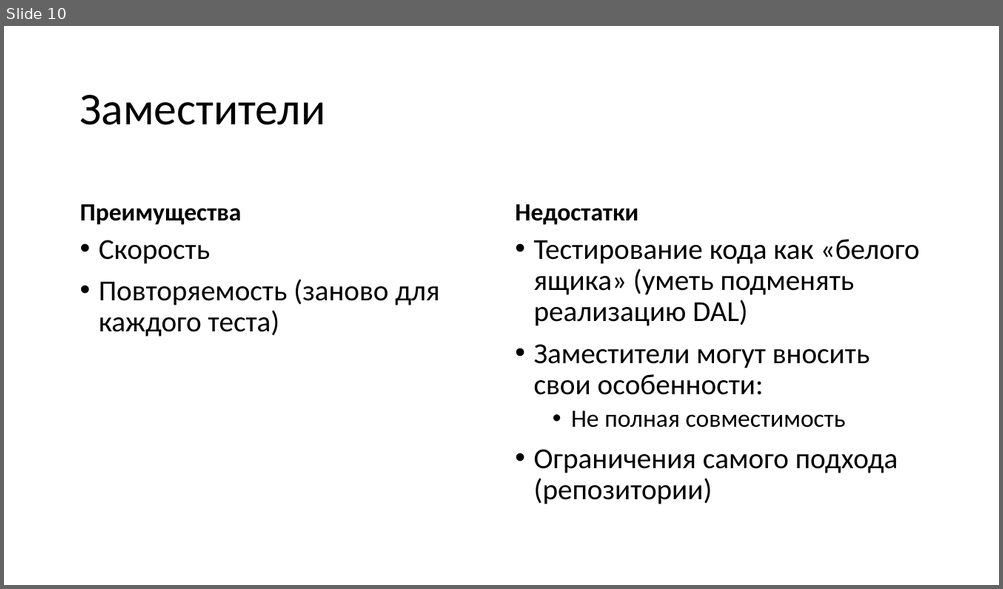
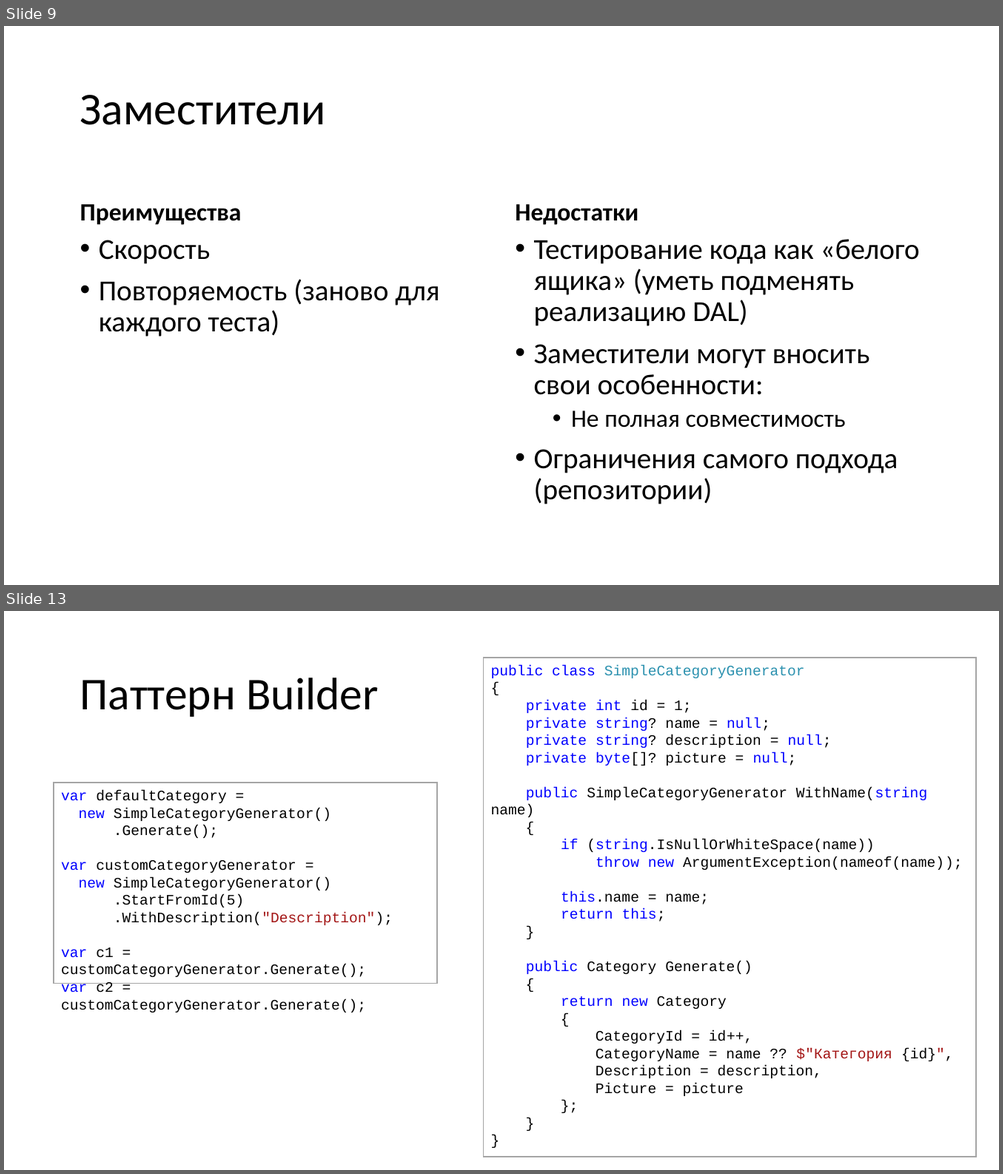
Before and after one commit to MihailRomanov/DevTools_Course, a slide deck: Lections/04_Integration_tests.pptx. Shown one above the other, each under a label of ours: slide 10 before the commit, slides 9 and 13 after it; the slides between them are not shown. The pictures are 1003x589 and 1003x1174 pixels, drawn with LibreOffice and Linux fonts; fonts in the diff are those of the drawing. Boxes give left, top, right and bottom in pixels: in the first picture for what was removed or moved away, otherwise in the second. Text is boxed around its words. In the diff, an @@ line names an element or a change of style, - is before the commit and + after.

```diff
--- a/Lections/04_Integration_tests.pptx
+++ b/Lections/04_Integration_tests.pptx
@@ slide 13 added at (x1=4, y1=611, x2=999, y2=1170), background #FFFFFF @@
@@ rectangle added at (x1=484, y1=658, x2=976, y2=1157), fill #FFFFFF, outline #A5A5A5 1 pt, 14 pt, text #000000 @@
+public class SimpleCategoryGenerator
+{
+private int id = 1;
+private string? name = null;
+private string? description = null;
+private byte[]? picture = null;
+public SimpleCategoryGenerator WithName(string name)
+{
+if (string.IsNullOrWhiteSpace(name))
+throw new ArgumentException(nameof(name));
+this.name = name;
+return this;
+}
+public Category Generate()
+{
+return new Category
+{
+CategoryId = id++,
+CategoryName = name ?? $"Категория {id}",
+Description = description,
+Picture = picture
+};
+}
+}
@@ title added at (x1=79, y1=678, x2=378, y2=717), 44 pt, text #000000 @@
+Паттерн Builder
@@ rectangle added at (x1=54, y1=783, x2=438, y2=983), fill #FFFFFF, outline #A5A5A5 1 pt, 14 pt, text #000000 @@
+var defaultCategory =
+new SimpleCategoryGenerator()
+.Generate();
+var customCategoryGenerator =
+new SimpleCategoryGenerator()
+.StartFromId(5)
+.WithDescription("Description");
+var c1 = customCategoryGenerator.Generate();
+var c2 = customCategoryGenerator.Generate();
@@ what was slide 10 is now slide 9 @@
```
Also in this commit, not shown: 5 slides changed, 4 other slides added, 5 other files.
